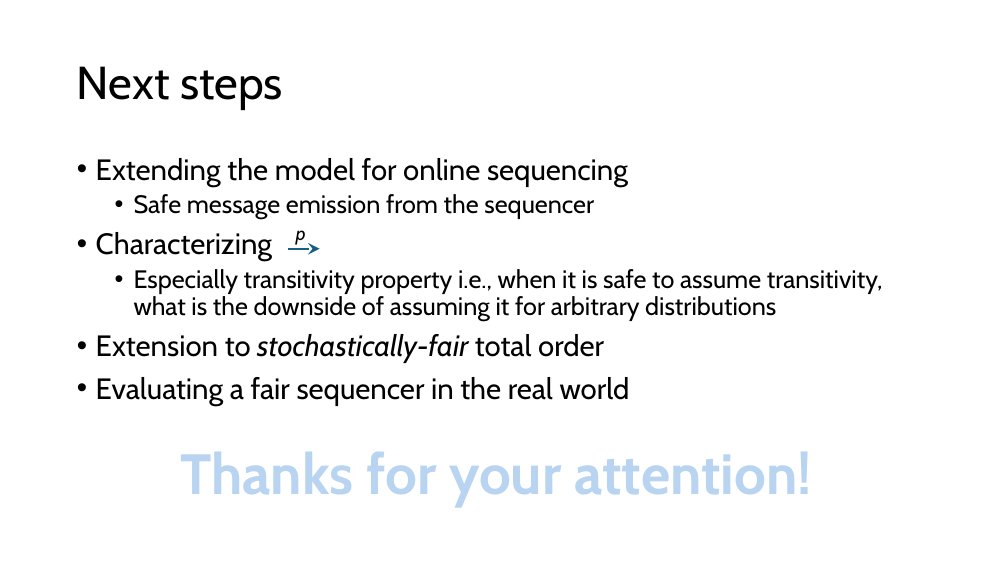
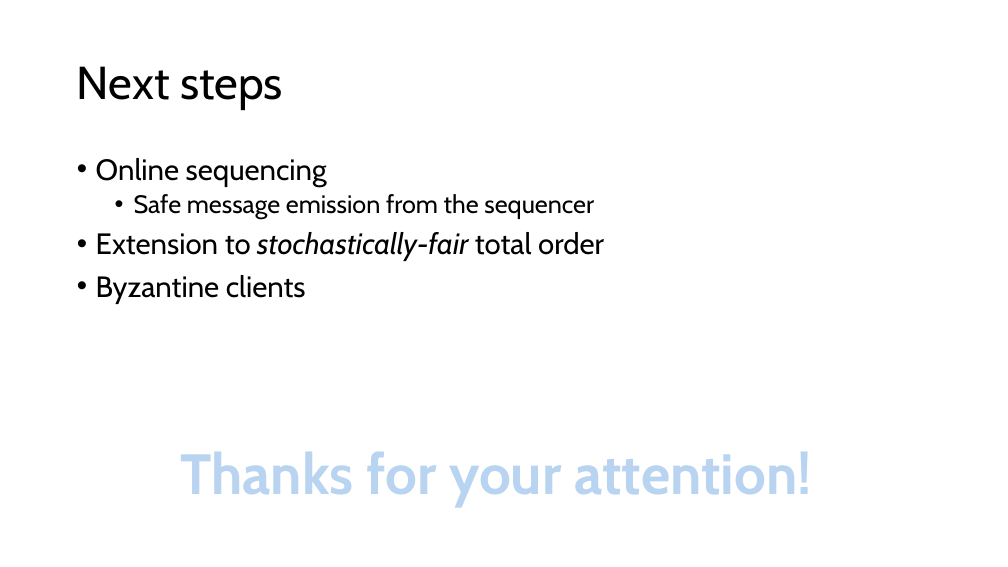
Before and after one commit to HaseebLUMS/Onyx-Presentation, a slide deck: slide 41 of tommy_hotnets_v2.pptx (slide 49 before the commit). Drawn at 1008x567 pixels with LibreOffice and Linux fonts; fonts in the diff are those of the drawing. Boxes give left, top, right and bottom in pixels: in the first picture for what was removed or moved away, otherwise in the second. Text is boxed around its words. In the diff, an @@ line names an element or a change of style, - is before the commit and + after.

Commit message:
updated

```diff
--- a/tommy_hotnets_v2.pptx
+++ b/tommy_hotnets_v2.pptx
@@ text at [96, 158, 327, 187]: text changed @@
-• Extending the model for online sequencing
+• Online sequencing
@@ text at [96, 232, 883, 321]: paragraphs removed @@
-• Characterizing
-  • Especially transitivity property i.e., when it is safe to assume transitivity, what is the downside of assuming it for arbitrary distributions
@@ text removed at [296, 230, 306, 245] @@
-p
@@ arrow removed from (289, 249) to (320, 249) @@
@@ text at [96, 275, 306, 304]: text changed @@
-• Evaluating a fair sequencer in the real world
+• Byzantine clients
```
Also in this commit, not shown: 8 other slides changed, 7 slides added, 15 slides removed.
